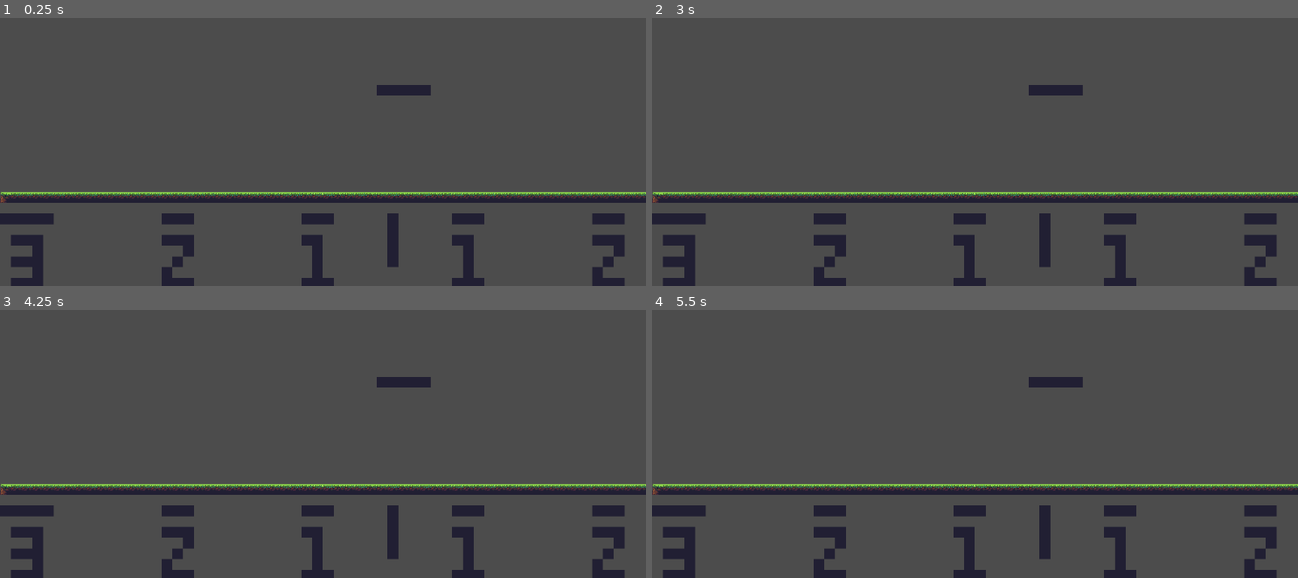
Above: before the commit, frames 1-4 (two rows, left to right).
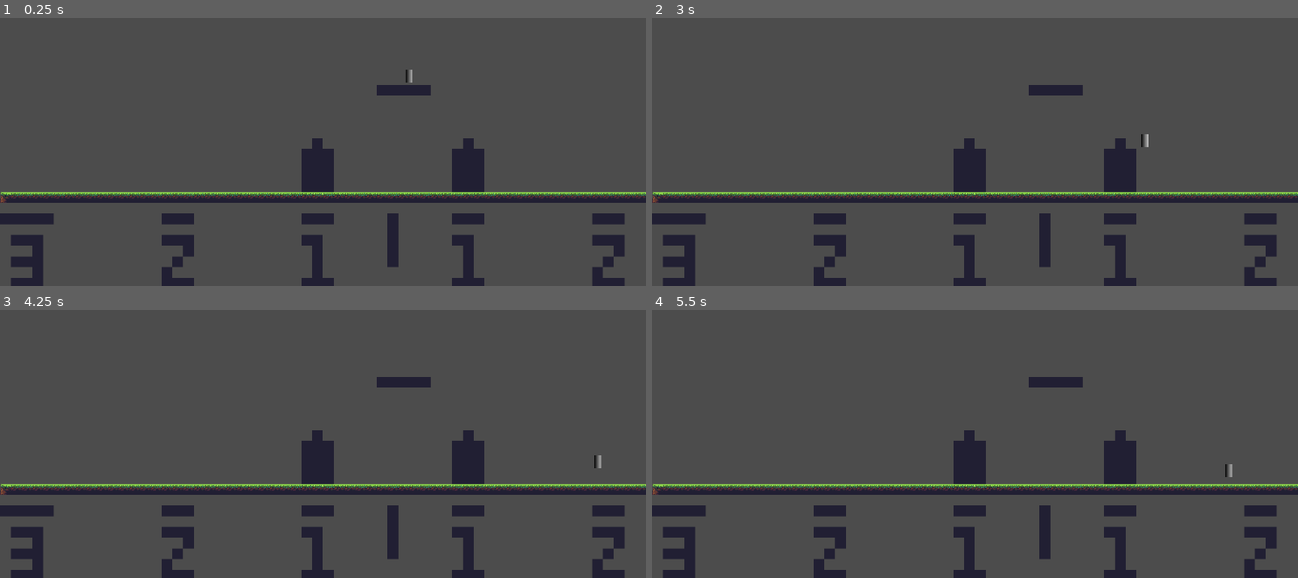
Above: after the commit, the same moments.

Repository: jamiealanmassey/league-of-unidinos
Game: Godot game, scene res://World/World.tscn
Two runs of this game, one before a commit and one after it. Both use one fixed random seed, a clock stepped at 60 frames per second and the inputs below. Before the commit the project has no main scene; this scene is started directly in both runs.
Inputs (mouse positions are in pixels of both pictures, inside the frame that each line leads up to):
- Up to frame 1 (0.25 s): no input
- Up to frame 2 (3 s): tap Enter at 0.5 s; move the mouse to (1117, 87) at 0.52 s; hold D (right) 0.53-2.03 s; tap Shift (charge, bound only before the commit) at 0.6, 1.55, 2.85 s; tap Space (jump) at 0.77, 0.8, 1.07, 1.35, 1.52, 1.82, 2.3, 2.75 s; move the mouse to (845, 122) at 1.27 s; move the mouse to (1039, 26) at 2.02 s; hold A (left) 2.03-2.78 s; click (1039, 26) at 2.1 s; move the mouse to (942, 176) at 2.77 s; hold D (right) from 2.78 s (still down)
- Up to frame 3 (4.25 s): keep holding D (right); tap Space (jump) at 3.02, 3.32, 3.77, 3.8, 4.07 s; move the mouse to (516, 452) at 3.52 s; right-click (516, 452) at 3.6 s
- Up to frame 4 (5.5 s): move the mouse to (781, 342) at 4.27 s; release D (right) at 4.28 s; hold A (left) 4.28-5.03 s; tap Shift (charge, bound only before the commit) at 4.35 s; tap Space (jump) at 4.52, 4.82, 5.1 s; tap Enter at 5 s; move the mouse to (1007, 395) at 5.02 s; hold D (right) from 5.03 s (still down)

The runs differ from the first frame. In frame 1, 1.8% of the frame differs, in the area x 46-75%, y 19-66%; in frame 2, 1.8%, in the area x 46-77%, y 43-66%; in frame 3, 1.8%; in frame 4, 1.8%.

Commit message:
Started Adding Orbs

Diff:
--- /dev/null
+++ b/Area2D.gd
@@ -0,0 +1,17 @@
+extends Area2D
+
+# class member variables go here, for example:
+# var a = 2
+# var b = "textvar"
+export(int) var numHits = 3
+
+
+func _ready():
+	# Called when the node is added to the scene for the first time.
+	# Initialization here
+	pass
+
+#func _process(delta):
+#	# Called every frame. Delta is time since last frame.
+#	# Update game logic here.
+#	pass
--- a/Players/Dinosaur.tscn
+++ b/Players/Dinosaur.tscn
@@ -31,7 +31,7 @@
 baseDamage = 5
 moveSpeed = 250
 gravity = 1200
-jumpSpeed = -400
+jumpSpeed = -600
 
 [node name="Sprite" type="Sprite" parent="." index="0"]
 
--- a/Sprites/Tiles/grassTiles.tscn
+++ b/Sprites/Tiles/grassTiles.tscn
@@ -7,7 +7,9 @@
 custom_solver_bias = 0.0
 extents = Vector2( 16, 16 )
 
-[node name="grassTiles" type="Node" index="0"]
+[node name="grassTiles" type="Node"]
+
+editor/display_folded = true
 
 [node name="0" type="Sprite" parent="." index="0"]
 
--- /dev/null
+++ b/World/Buff/Buff.tscn
@@ -0,0 +1,33 @@
+[gd_scene load_steps=4 format=2]
+
+[ext_resource path="res://Area2D.gd" type="Script" id=1]
+[ext_resource path="res://Sprites/Orbs/orb.png" type="Texture" id=2]
+
+[sub_resource type="CircleShape2D" id=1]
+
+custom_solver_bias = 0.0
+radius = 10.0
+
+[node name="Buff" type="Area2D"]
+
+position = Vector2( 16, 16 )
+input_pickable = true
+gravity_vec = Vector2( 0, 1 )
+gravity = 98.0
+linear_damp = 0.1
+angular_damp = 1.0
+audio_bus_override = false
+audio_bus_name = "Master"
+script = ExtResource( 1 )
+_sections_unfolded = [ "Transform" ]
+numHits = 3
+
+[node name="Sprite" type="Sprite" parent="." index="0"]
+
+scale = Vector2( 0.177056, 0.177056 )
+texture = ExtResource( 2 )
+_sections_unfolded = [ "Material", "Transform", "Visibility" ]
+
+[node name="CollisionShape2D" type="CollisionShape2D" parent="." index="1"]
+
+shape = SubResource( 1 )
--- /dev/null
+++ b/World/OrbSpawn.gd
@@ -0,0 +1,9 @@
+extends Node2D
+
+export(PackedScene) var orb_scene
+
+func _on_OrbSpawn_timeout():
+	var orb = orb_scene.instance()
+	orb.set_position(self.get_position())
+	self.add_child(orb)
+	print(orb.get_position())
--- a/World/World.tscn
+++ b/World/World.tscn
@@ -1,8 +1,13 @@
-[gd_scene load_steps=2 format=2]
+[gd_scene load_steps=5 format=2]
 
 [ext_resource path="res://grassTileSet.tres" type="TileSet" id=1]
+[ext_resource path="res://Players/Dinosaur.tscn" type="PackedScene" id=2]
+[ext_resource path="res://World/OrbSpawn.gd" type="Script" id=3]
+[ext_resource path="res://World/Buff/Buff.tscn" type="PackedScene" id=4]
 
 [node name="World" type="Node" index="0"]
+
+_sections_unfolded = [ "Pause" ]
 
 [node name="TileMap" type="TileMap" parent="." index="0"]
 
@@ -22,5 +27,52 @@
 collision_mask = 1
 occluder_light_mask = 1
 format = 1
-tile_data = PoolIntArray( 65535, 5, 0, 73, 3, 0, 131071, 5,  …(579 unchanged characters)… , 0, 1245257, 3, 0, 1376255, 5, 0, 1310793, 3, 0, 1441791, 5, 0, 1376329, 3, 0, 1507327, 5, 0, 1441865, 3, 0, 1572863, 5, 0, 1507401, 3, 0, 1638399, 5, 0, 1572937, 3, 0, 1703935, 5, 0, 16384 …(2590 unchanged characters)…
+tile_data = PoolIntArray( 65535, 5, 0, 73, 3, 0, 131071, 5,  …(579 unchanged characters)… , 0, 1245257, 3, 0, 1376255, 5, 0, 1310749, 4, 0, 1310763, 4, 0, 1310793, 3, 0, 1441791, 5, 0, 1376284, 4, 0, 1376285, 4, 0, 1376286, 4, 0, 1376298, 4, 0, 1376299, 4, 0, 1376300, 4, 0, 1376329, 3, 0, 1507327, 5, 0, 1441820, 4, 0, 1441821, 4, 0, 1441822, 4, 0, 1441834, 4, 0, 1441835, 4, 0, 1441836, 4, 0, 1441865, 3, 0, 1572863, 5, 0, 1507356, 4, 0, 1507357, 4, 0, 1507358, 4, 0, 1507370, 4, 0, 1507371, 4, 0, 1507372, 4, 0, 1507401, 3, 0, 1638399, 5, 0, 1572892, 4, 0, 1572893, 4, 0, 1572894, 4, 0, 1572906, 4, 0, 1572907, 4, 0, 1572908, 4, 0, 1572937, 3, 0, 1703935, 5, 0, 16384 …(2590 unchanged characters)…
 _sections_unfolded = [ "Cell" ]
+
+[node name="Dinosaur" parent="." index="1" instance=ExtResource( 2 )]
+
+position = Vector2( 1216, 416 )
+
+[node name="Camera2D" type="Camera2D" parent="." index="2"]
+
+position = Vector2( 1184, 480 )
+anchor_mode = 1
+rotating = false
+current = false
+zoom = Vector2( 1, 1 )
+limit_left = -10000000
+limit_top = -10000000
+limit_right = 10000000
+limit_bottom = 10000000
+limit_smoothed = false
+drag_margin_h_enabled = true
+drag_margin_v_enabled = true
+smoothing_enabled = false
+smoothing_speed = 5.0
+offset_v = 0.0
+offset_h = 0.0
+drag_margin_left = 0.2
+drag_margin_top = 0.2
+drag_margin_right = 0.2
+drag_margin_bottom = 0.2
+editor_draw_screen = true
+editor_draw_limits = false
+editor_draw_drag_margin = false
+_sections_unfolded = [ "Transform" ]
+
+[node name="OrbLocation" type="Node2D" parent="." index="3"]
+
+position = Vector2( 1184, 448 )
+script = ExtResource( 3 )
+_sections_unfolded = [ "Transform" ]
+orb_scene = ExtResource( 4 )
+
+[node name="SpawnTimer" type="Timer" parent="OrbLocation" index="0"]
+
+process_mode = 1
+wait_time = 0.5
+one_shot = false
+autostart = true
+
+[connection signal="timeout" from="OrbLocation/SpawnTimer" to="OrbLocation" method="_on_OrbSpawn_timeout"]
--- a/project.godot
+++ b/project.godot
@@ -11,6 +11,7 @@
 [application]
 
 config/name="league-of-unidinos"
+run/main_scene="res://World/World.tscn"
 config/icon="res://icon.png"
 
 [display]
@@ -49,7 +50,7 @@
 special=[ Object(InputEventMouseButton,"resource_local_to_scene":false,"resource_name":"","device":0,"alt":false,"shift …(210 unchanged characters)…
 , Object(InputEventJoypadButton,"resource_local_to_scene":false,"resource_name":"","device":0,"button_index":4,"pressure":0.0,"pressed":false,"script":null)
  ]
-charge=[ Object(InputEventKey,"resource_local_to_scene":false,"resource_name":"","device":0,"alt":false,"shift":false,"control":false,"meta":false,"command":false,"pressed":false,"scancode":16777237,"unicode":0,"echo":false,"script":null)
+block=[ Object(InputEventKey,"resource_local_to_scene":false,"resource_name":"","device":0,"alt":false,"shift":false,"control":false,"meta":false,"command":false,"pressed":false,"scancode":16777237,"unicode":0,"echo":false,"script":null)
 , Object(InputEventJoypadButton,"resource_local_to_scene":false,"resource_name":"","device":0,"button_index":1,"pressure":0.0,"pressed":false,"script":null)
  ]
 
Binary file added: Sprites/Orbs/orb.png
Not shown, added: Sprites/Orbs/orb.png.import
